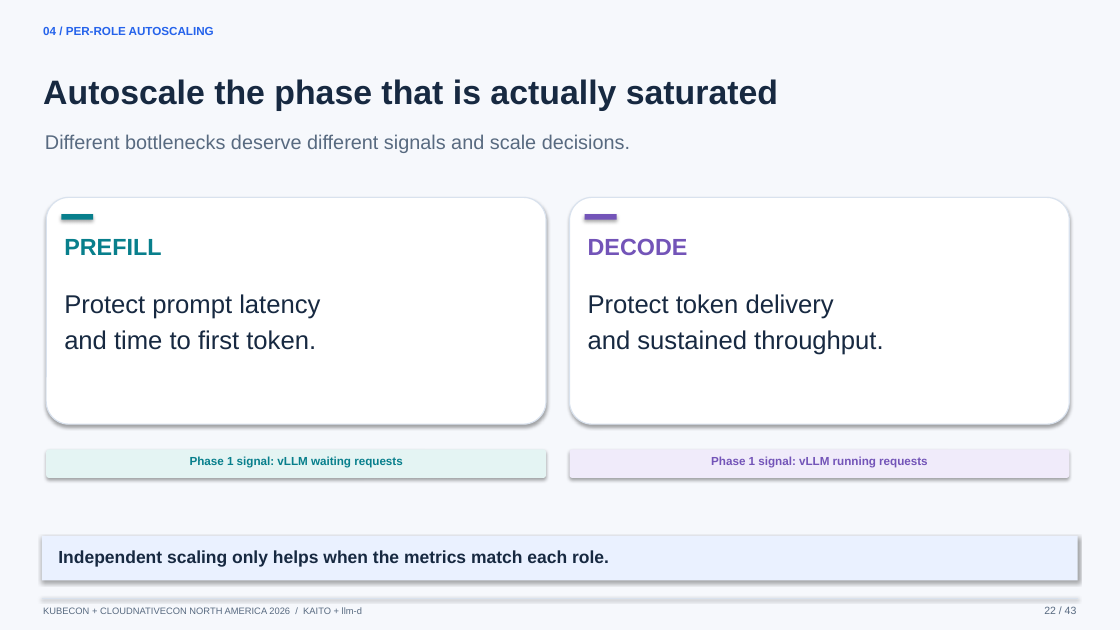
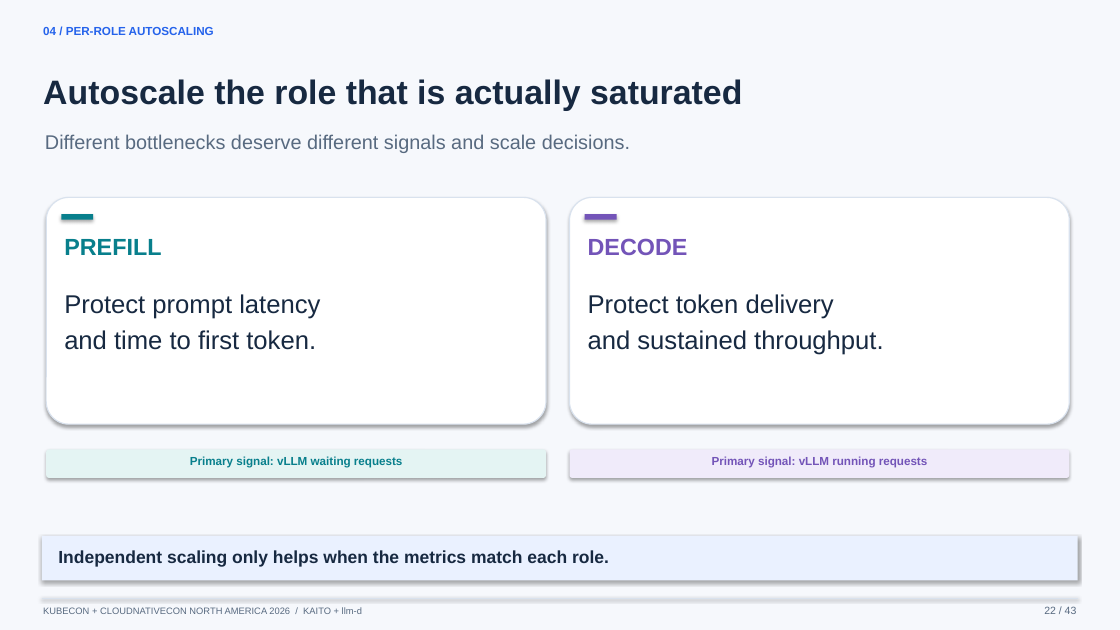
Before and after one commit to andyzhangx/demo, a slide deck: slide 22 of llm/kubecon-na-2026-pd-disaggregation.pptx. Drawn at 1120x630 pixels with LibreOffice and Linux fonts; fonts in the diff are those of the drawing. Boxes give left, top, right and bottom in pixels: in the first picture for what was removed or moved away, otherwise in the second. Text is boxed around its words. In the diff, an @@ line names an element or a change of style, - is before the commit and + after.

```diff
--- a/llm/kubecon-na-2026-pd-disaggregation.pptx
+++ b/llm/kubecon-na-2026-pd-disaggregation.pptx
@@ text at <box>43,79,742,111</box>: text changed @@
-Autoscale the phase that is actually saturated
+Autoscale the role that is actually saturated
@@ text at <box>190,456,403,468</box>: text changed @@
-Phase 1 signal: vLLM waiting requests
+Primary signal: vLLM waiting requests
@@ text at <box>712,456,927,468</box>: text changed @@
-Phase 1 signal: vLLM running requests
+Primary signal: vLLM running requests
```
Also in this commit, not shown: 5 other slides changed, 1 slide added, 1 slide removed, 3 other files.
